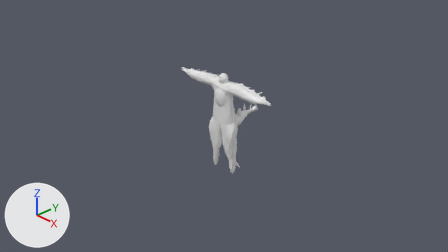
The Blender file maybraid/art/characters/spines/spiked_lerodon_full_exo.blend: old version first, new version second.
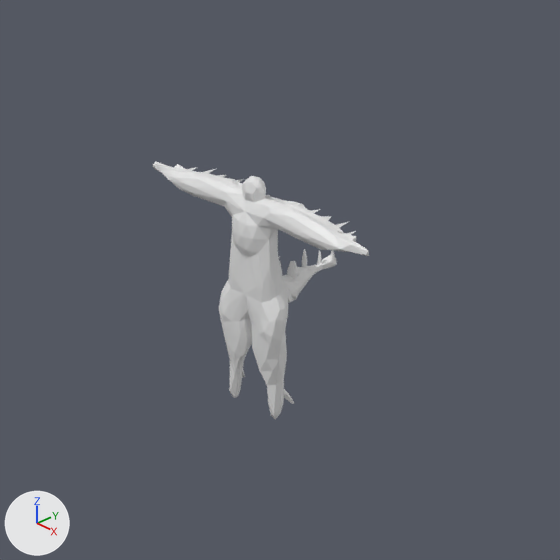
There are two pictures of each version: one from the file's camera 'Camera', one close up on the part from 26% to 78% of the width and 0% to 92% of the height. Every picture has the same lights, and +X, +Y and +Z are marked at lower left. The first two pictures are the older version.

Objects in the first close-up: 'BézierCurve', 'LerodonExo', 'Thorn.001'.
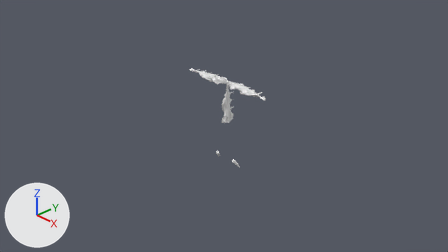
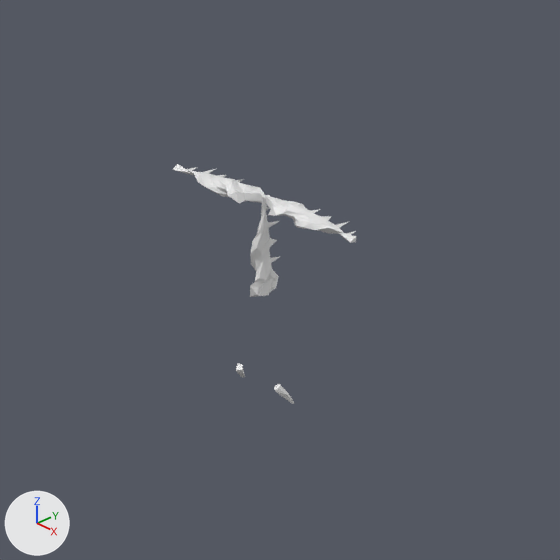
What the commit changed:
Object 'BézierCurve' (ob_béziercurve) is deleted.
Object 'Thorn.001' (ob_thorn_001) is deleted.

Boxes (x1, y1, x2, y2) around the edits, measured in the close-ups (560 x 560 px):
'BézierCurve', deleted
    before: (153, 162, 369, 420)
'Thorn.001', deleted
    before: (279, 249, 337, 303)
'LerodonExo', unchanged, uncovered by the edit
    before: (174, 164, 356, 404)
    after: (172, 164, 356, 404)
